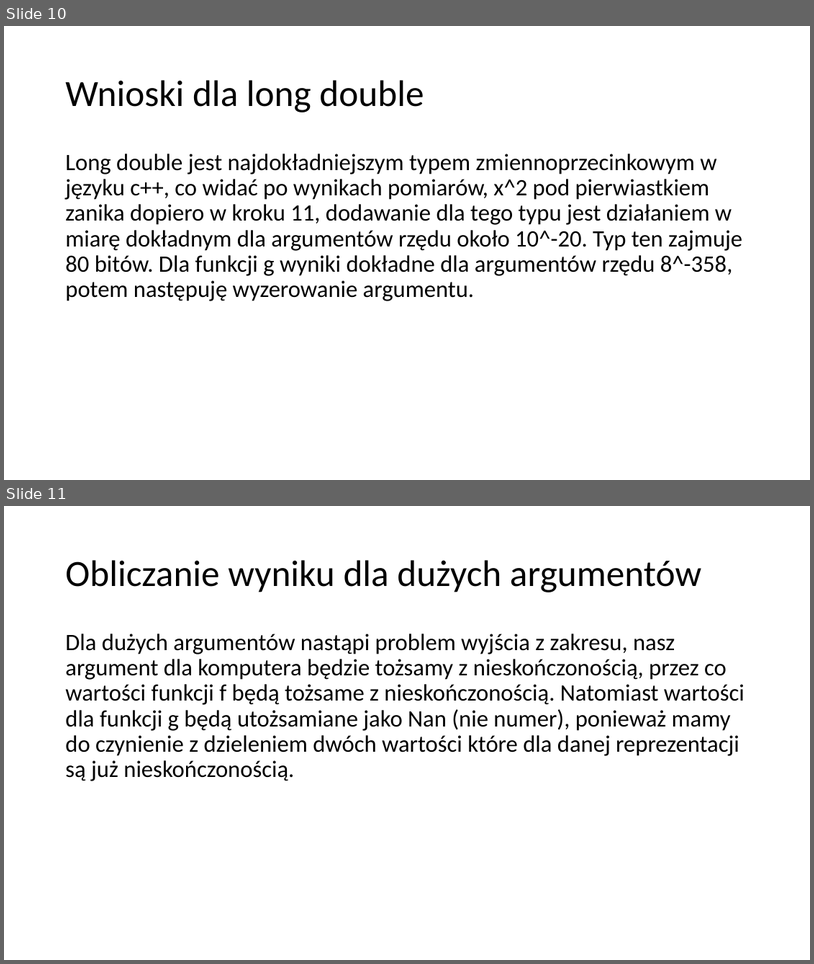
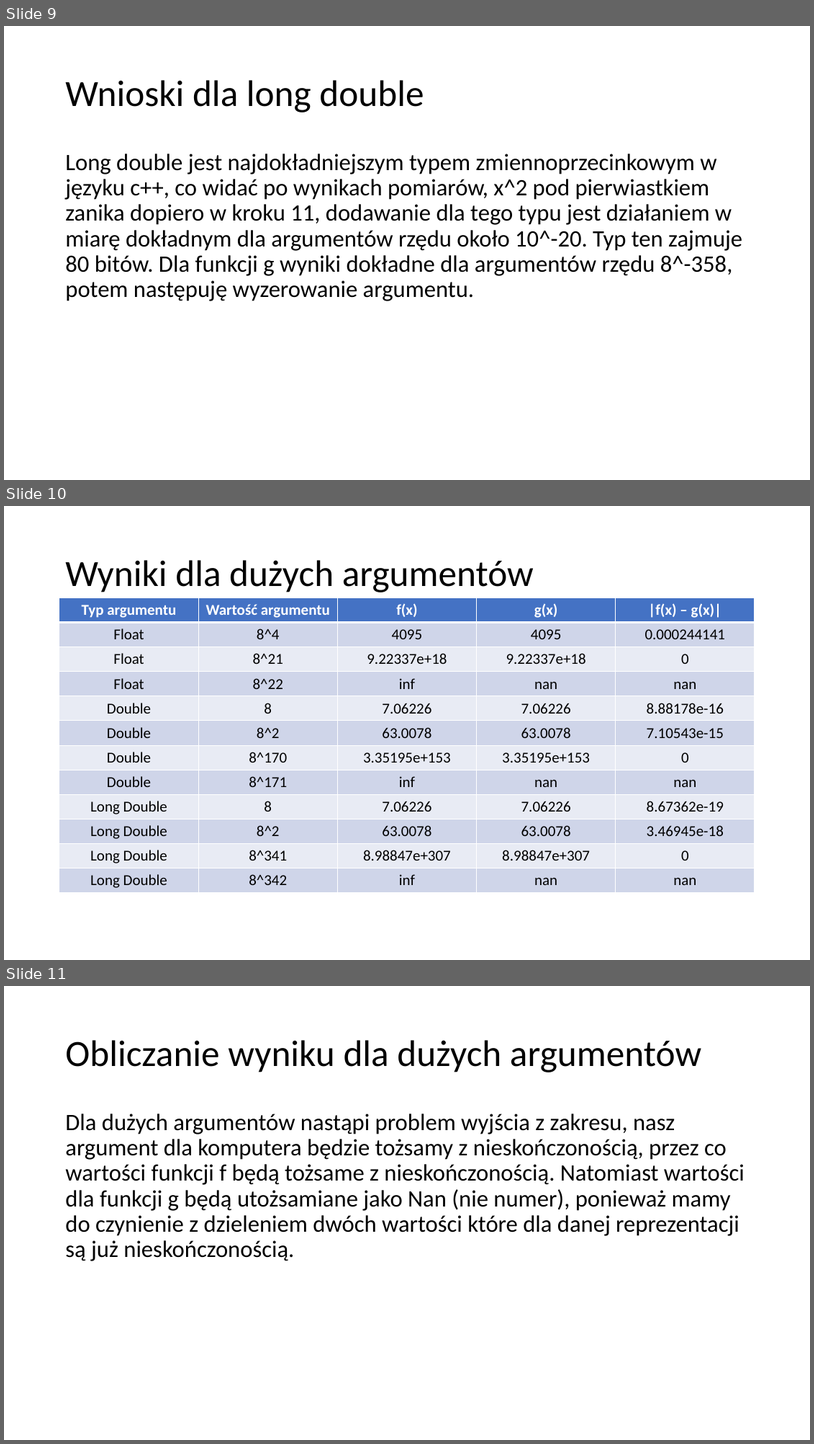
Before and after one commit to NiEkOKsU/Computation_Methods_for_Science_and_Technology, a slide deck: lab1/Laboratorium 1, zadanie 3.pptx. Shown one above the other, each under a label of ours: slides 10 and 11 before the commit, slides 9, 10 and 11 after it. The pictures are 814x964 and 814x1444 pixels, drawn with LibreOffice and Linux fonts; fonts in the diff are those of the drawing. Boxes give left, top, right and bottom in pixels: in the first picture for what was removed or moved away, otherwise in the second. Text is boxed around its words. In the diff, an @@ line names an element or a change of style, - is before the commit and + after.

```diff
--- a/lab1/Laboratorium 1, zadanie 3.pptx
+++ b/lab1/Laboratorium 1, zadanie 3.pptx
@@ slide 10 added at [4, 506, 810, 960], background #FFFFFF @@
@@ title added at [65, 560, 534, 592], 44 pt, text #000000 @@
+Wyniki dla dużych argumentów
@@ table added at [59, 598, 756, 893], 12 rows, 5 columns @@
+Typ argumentu | Wartość argumentu | f(x) | g(x) | |f(x) – g(x)|
+Float | 8^4 | 4095 | 4095 | 0.000244141
+Float | 8^21 | 9.22337e+18 | 9.22337e+18 | 0
+Float | 8^22 | inf | nan | nan
+Double | 8 | 7.06226 | 7.06226 | 8.88178e-16
+Double | 8^2 | 63.0078 | 63.0078 | 7.10543e-15
+Double | 8^170 | 3.35195e+153 | 3.35195e+153 | 0
+Double | 8^171 | inf | nan | nan
+Long Double | 8 | 7.06226 | 7.06226 | 8.67362e-19
+Long Double | 8^2 | 63.0078 | 63.0078 | 3.46945e-18
+Long Double | 8^341 | 8.98847e+307 | 8.98847e+307 | 0
+Long Double | 8^342 | inf | nan | nan
@@ what was slide 10 is now slide 9 @@
```
Also in this commit, not shown: 2 slides changed, 1 slide removed, 22 other files.
